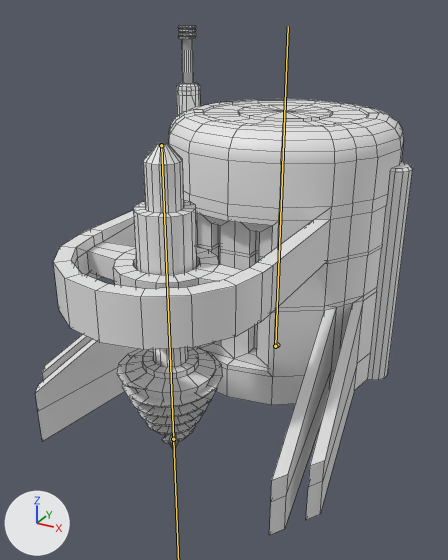
Two versions of the FBX model Assets/Data/Structures/0. Early/Models/StaticDrill.fbx, one commit apart.
Before and after are seen from a camera (50 mm lens) standing at (0.261, -0.611, 0.377) and looking at (-0.018, -0.103, 0.123). Lighting does not change. The marker at lower left points along +X, +Y and +Z. Both versions are drawn at frame 1 of the action 'StaticDrillRig|Drill_Idle'; the numbers are the values there. The bones that bend it are drawn over the model as lines. Mesh edges are drawn as thin lines.

Objects in the first picture: 'StaticDrill'.
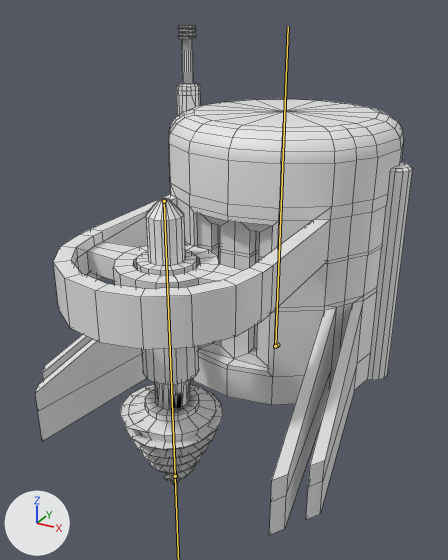
Pixel boxes (x1, y1, x2, y2) of what changed, in the pictures (448 x 560 px):
'StaticDrill', posed
    both: (35, 26, 413, 535)
bone 'Drill', root to tip
    before: (161, 145) to (173, 439)
    after: (164, 201) to (175, 476)

The change in detail:
Bone 'Drill' (bone_drill) moves from (0.0, -0.007, 0.0) to (0.0, 0.078, 0.0).
